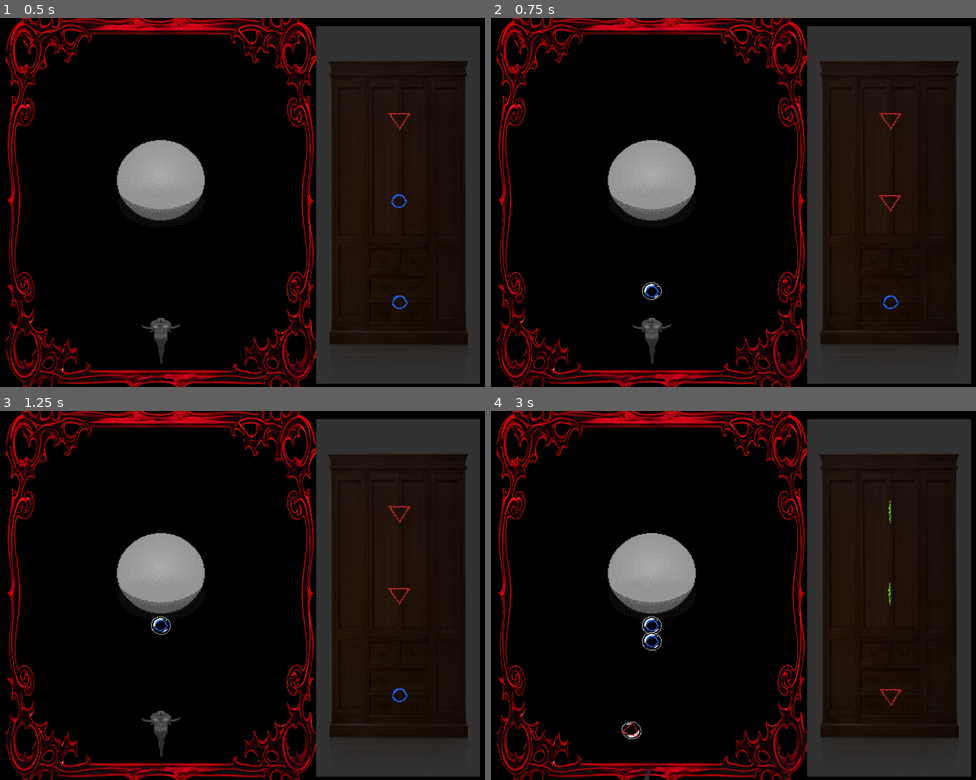
Above: before the commit, frames 1-4 (two rows, left to right).
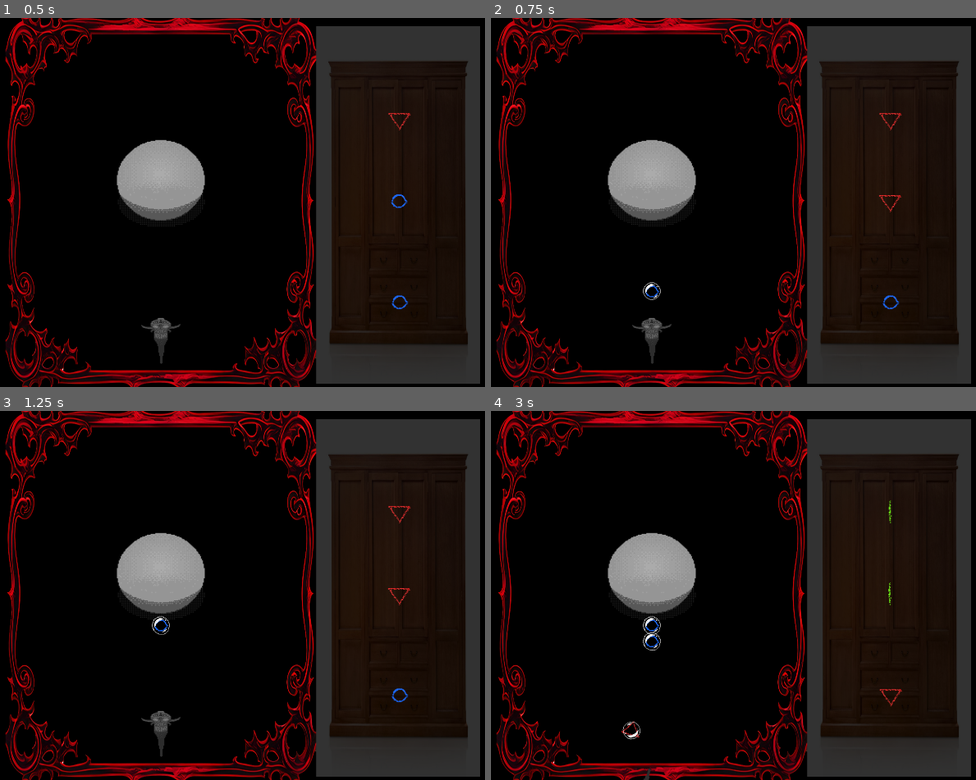
Above: after the commit, the same moments.

Repository: colton-o/bubblemancer
Game: Godot game, scene res://Levels/main.tscn
Same seed, same stepped clock (60 frames per second), same inputs: the game is played once before the commit and once after it.
Inputs (mouse positions are in pixels of both pictures, inside the frame that each line leads up to):
- Up to frame 1 (0.5 s): no input
- Up to frame 2 (0.75 s): tap Enter at 0.5 s; move the mouse to (796, 184) at 0.52 s; click (796, 184) at 0.6 s
- Up to frame 3 (1.25 s): no input
- Up to frame 4 (3 s): tap Space at 1.25 s; move the mouse to (520, 613) at 1.27 s; tap A (x_rot_neg) at 1.35 s; tap Enter at 2 s; move the mouse to (718, 514) at 2.02 s; hold D (x_rot_pos) 2.03-2.78 s; move the mouse to (617, 669) at 2.77 s; click (617, 669) at 2.85 s

Frame 1 is identical in both runs. In frame 2, less than 0.1% of the frame differs, in the area x 31-36%, y 71-77%; in frame 3, less than 0.1%; in frame 4, 0.2%, in the area x 26-36%, y 55-90%.

Commit message:
bubble animation

Diff:
--- a/Objects/Orb.tscn
+++ b/Objects/Orb.tscn
@@ -50,6 +50,49 @@
 [sub_resource type="CircleShape2D" id="CircleShape2D_4xb85"]
 radius = 23.3452
 
+[sub_resource type="AtlasTexture" id="AtlasTexture_787ew"]
+atlas = ExtResource("2_fcsqy")
+region = Rect2(0, 0, 64, 64)
+
+[sub_resource type="AtlasTexture" id="AtlasTexture_i8gcd"]
+atlas = ExtResource("2_fcsqy")
+region = Rect2(64, 0, 64, 64)
+
+[sub_resource type="AtlasTexture" id="AtlasTexture_2i5b4"]
+atlas = ExtResource("2_fcsqy")
+region = Rect2(128, 0, 64, 64)
+
+[sub_resource type="AtlasTexture" id="AtlasTexture_8h5tj"]
+atlas = ExtResource("2_fcsqy")
+region = Rect2(192, 0, 64, 64)
+
+[sub_resource type="AtlasTexture" id="AtlasTexture_rd5vj"]
+atlas = ExtResource("2_fcsqy")
+region = Rect2(256, 0, 64, 64)
+
+[sub_resource type="SpriteFrames" id="SpriteFrames_7cujk"]
+animations = [{
+"frames": [{
+"duration": 1.0,
+"texture": SubResource("AtlasTexture_787ew")
+}, {
+"duration": 1.0,
+"texture": SubResource("AtlasTexture_i8gcd")
+}, {
+"duration": 1.0,
+"texture": SubResource("AtlasTexture_2i5b4")
+}, {
+"duration": 1.0,
+"texture": SubResource("AtlasTexture_8h5tj")
+}, {
+"duration": 1.0,
+"texture": SubResource("AtlasTexture_rd5vj")
+}],
+"loop": true,
+"name": &"default",
+"speed": 4.0
+}]
+
 [node name="Orb" type="CharacterBody2D"]
 disable_mode = 1
 collision_layer = 3
@@ -58,10 +101,10 @@
 speed = 750
 
 [node name="Bubble_Sprite" type="AnimatedSprite2D" parent="."]
+visible = false
 scale = Vector2(1.71, 1.5)
 sprite_frames = SubResource("SpriteFrames_4wnah")
 autoplay = "default"
-frame_progress = 0.329662
 
 [node name="CollisionShape2D" type="CollisionShape2D" parent="."]
 shape = SubResource("CircleShape2D_4xb85")
@@ -70,3 +113,9 @@
 scale = Vector2(1.75, 1.75)
 texture = ExtResource("3_247cq")
 hframes = 5
+
+[node name="AnimatedSprite2D" type="AnimatedSprite2D" parent="."]
+scale = Vector2(1.5, 1.5)
+sprite_frames = SubResource("SpriteFrames_7cujk")
+autoplay = "default"
+frame_progress = 0.264417
--- a/Scripts/orb.gd
+++ b/Scripts/orb.gd
@@ -6,7 +6,7 @@
 @export var connectedOrbs = Array([], TYPE_OBJECT, "Node", Orb)
 
 var runeID
-
+@onready var bubbleSprite = $AnimatedSprite2D
 
 
 
@@ -14,7 +14,7 @@
 # Called when the node enters the scene tree for the first time.
 func _ready() -> void:
 	velocity = Vector2(0, -1*speed).rotated(rotation)
-
+	bubbleSprite.play("default")
 
 
 
Not shown: 1 places in Objects/Orb.tscn that only renumber resources
